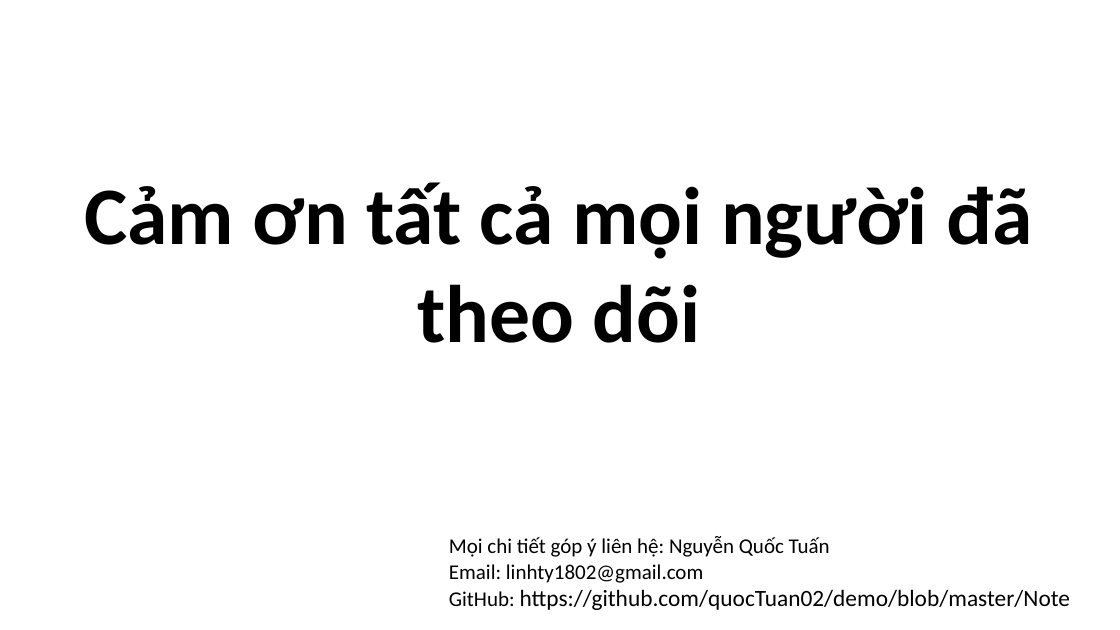
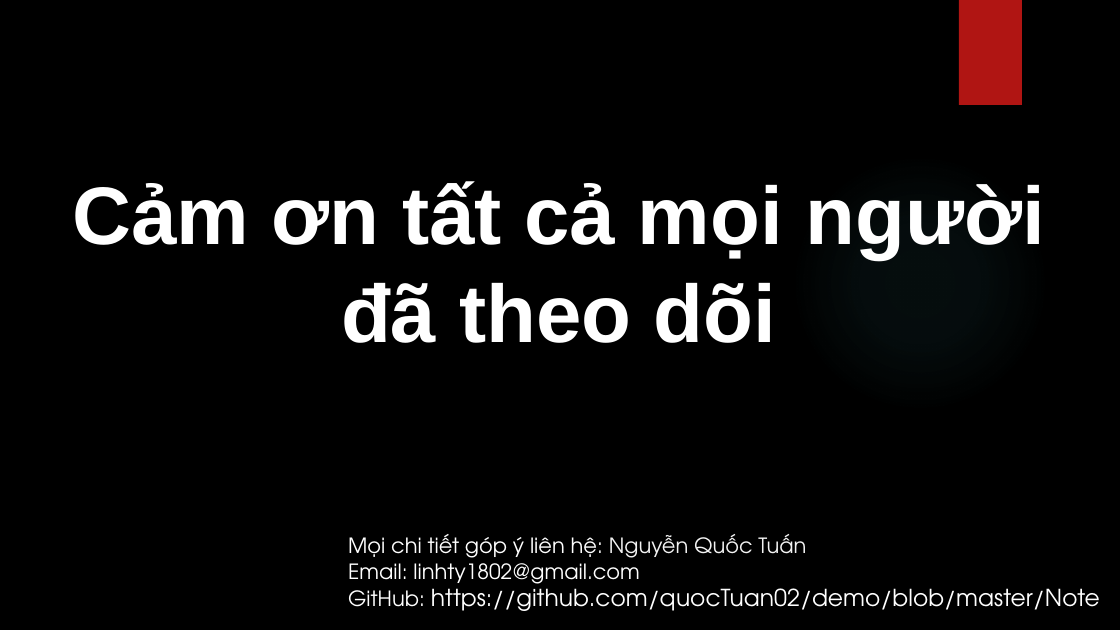
Before and after one commit to quocTuan02/demo, a slide deck: slide 21 of Note/CleanCode.pptx. Drawn at 1120x630 pixels with LibreOffice and Linux fonts; fonts in the diff are those of the drawing; background and template pictures are left out. Boxes give left, top, right and bottom in pixels: in the first picture for what was removed or moved away, otherwise in the second. Text is boxed around its words. In the diff, an @@ line names an element or a change of style, - is before the commit and + after.

```diff
--- a/Note/CleanCode.pptx
+++ b/Note/CleanCode.pptx
@@ background #FFFFFF to picture (left out) @@
@@ rectangle added at (x1=959, y1=0, x2=1022, y2=105), fill #B01513 @@
@@ text "Cảm ơn tất cả mọi ..." at (x1=72, y1=181, x2=1044, y2=343): font Calibri to Arial, text colour #000000 to #FFFFFF @@
@@ ellipse added at (x1=791, y1=154, x2=1049, y2=413), fill gradient #50B9C1 @@
@@ text "Mọi chi tiết góp ý ..." moved from (x1=449, y1=536, x2=1071, y2=610) to (x1=348, y1=534, x2=1100, y2=611) @@
@@ text "Mọi chi tiết góp ý ..." at (x1=348, y1=534, x2=1100, y2=611): font Calibri to TeX Gyre Adventor; text colour #000000 to #FFFFFF in "Mọi chi tiết góp ý liên hệ:", "Email: linhty1802@gmail.com", "GitHub: https://github.com/quocTuan02/demo/blob/master/Note"; text colour #000000 to #F3F3F3 in "Nguyễn Quốc Tuấn" @@
```
Also in this commit, not shown: 20 other slides changed, 1 other file.
